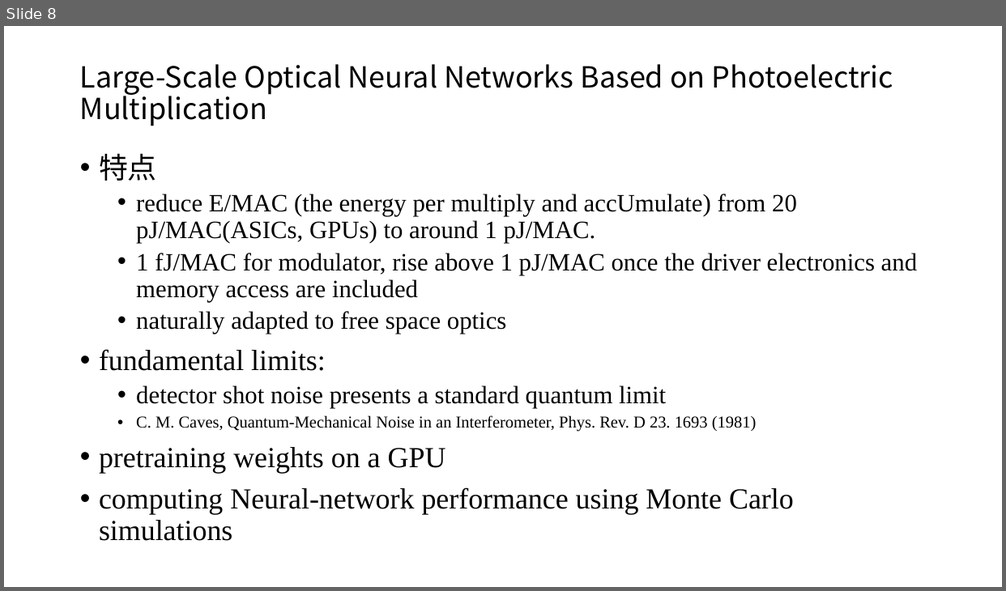
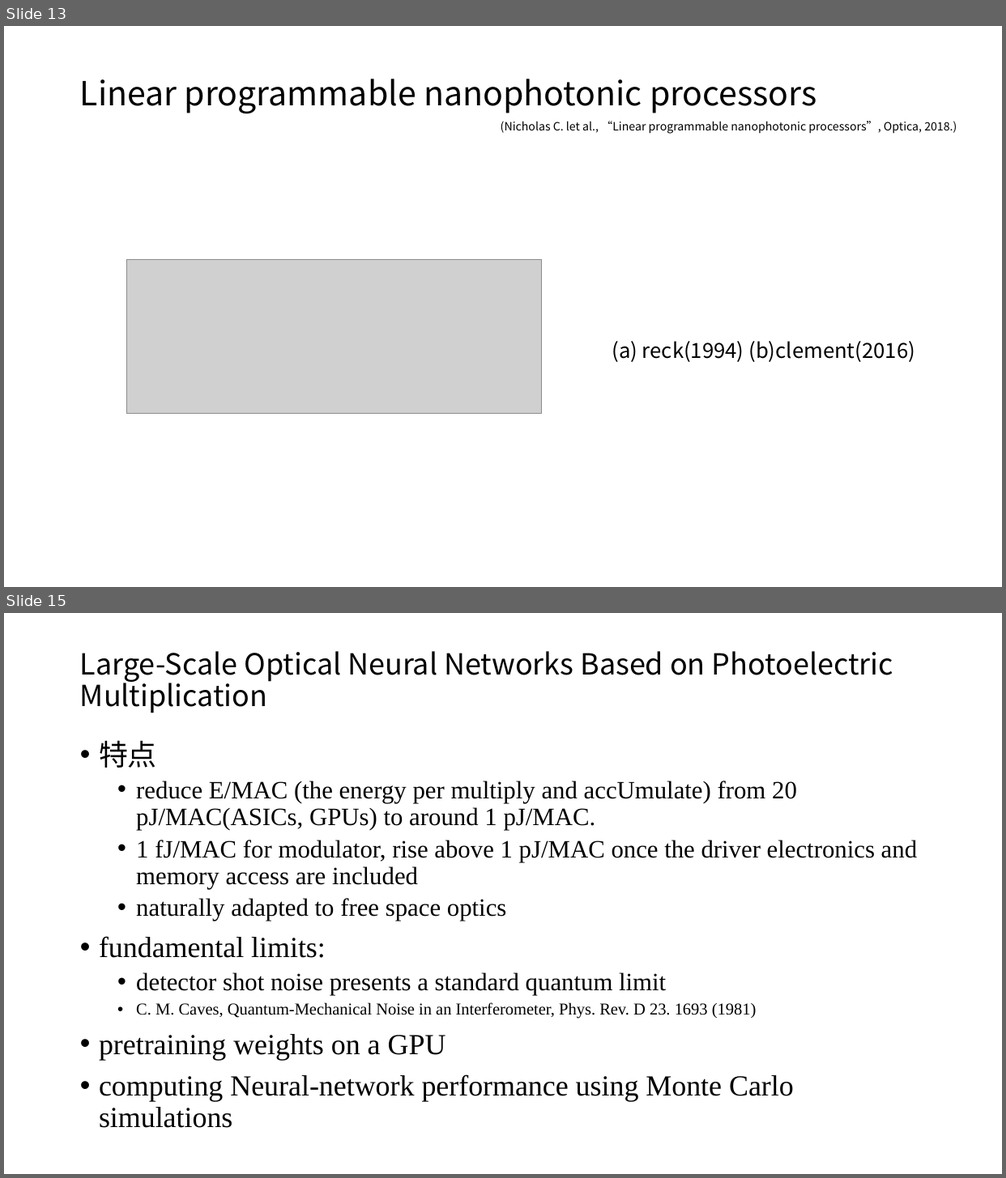
Before and after one commit to lucaschang95/DiscussionWithLin, a slide deck: 20190918 - 光芯片深度学习调研.pptx. Shown one above the other, each under a label of ours: slide 8 before the commit, slides 13 and 15 after it; the slides between them are not shown. The pictures are 1006x591 and 1006x1178 pixels, drawn with LibreOffice and Linux fonts; fonts in the diff are those of the drawing; grey boxes stand for pictures. Boxes give left, top, right and bottom in pixels: in the first picture for what was removed or moved away, otherwise in the second. Text is boxed around its words. In the diff, an @@ line names an element or a change of style, - is before the commit and + after.

```diff
--- a/20190918 - 光芯片深度学习调研.pptx
+++ b/20190918 - 光芯片深度学习调研.pptx
@@ slide 13 added at bbox=[4, 26, 1002, 587], background #FFFFFF @@
@@ title added at bbox=[80, 79, 817, 113], 32 pt, text #000000 @@
+Linear programmable nanophotonic processors
@@ text added at bbox=[501, 121, 957, 134], 11 pt, text #000000 @@
+(Nicholas C. let al., “Linear programmable nanophotonic processors”, Optica, 2018.)
@@ picture added at bbox=[127, 259, 541, 415] @@
@@ text added at bbox=[612, 341, 915, 362], 20 pt, text #000000 @@
+(a) reck(1994) (b)clement(2016)
@@ what was slide 8 is now slide 15 @@
```
Also in this commit, not shown: 11 other slides added.
